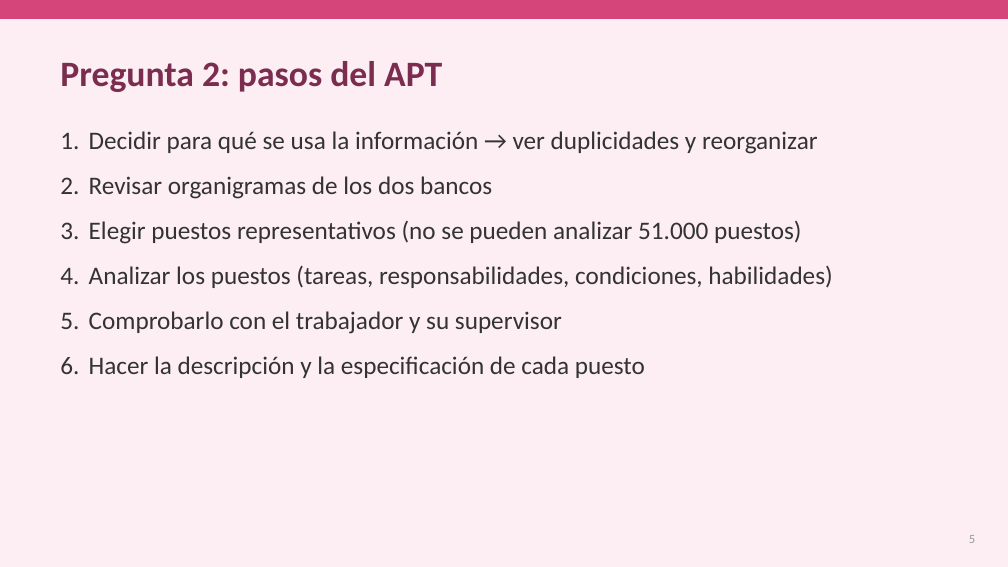
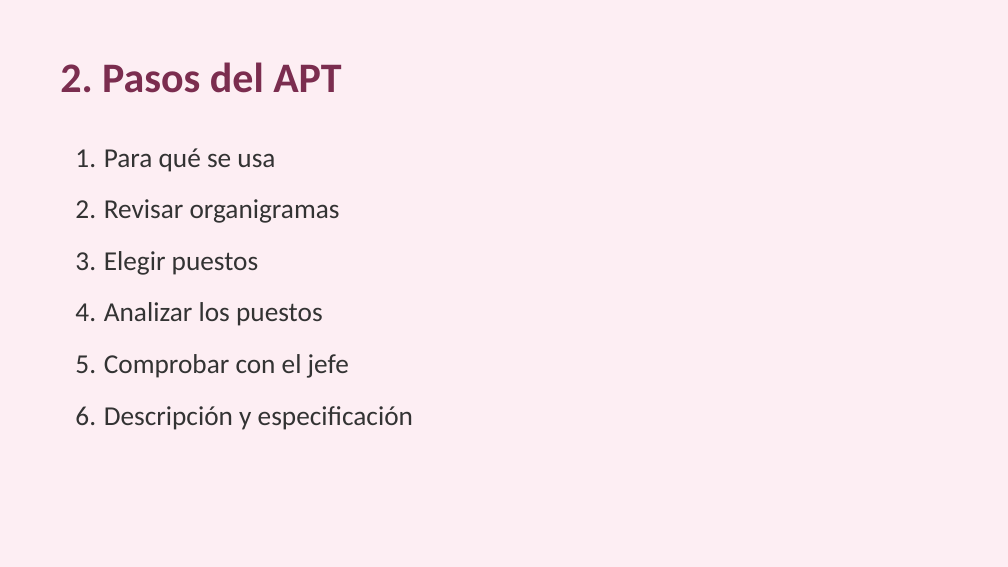
Before and after one commit to germancoortes/Ascensor, a slide deck: slide 5 of caso_caixabank_bankia/Presentacion_Fusion_CaixaBank_Bankia.pptx. Drawn at 1008x567 pixels with LibreOffice and Linux fonts; fonts in the diff are those of the drawing. Boxes give left, top, right and bottom in pixels: in the first picture for what was removed or moved away, otherwise in the second. Text is boxed around its words. In the diff, an @@ line names an element or a change of style, - is before the commit and + after.

```diff
--- a/caso_caixabank_bankia/Presentacion_Fusion_CaixaBank_Bankia.pptx
+++ b/caso_caixabank_bankia/Presentacion_Fusion_CaixaBank_Bankia.pptx
@@ rectangle removed at <box>0,0,1008,19</box> @@
@@ text at <box>60,62,341,93</box>: text changed; size 34 to 40 pt @@
-Pregunta 2: pasos del APT
+2. Pasos del APT
@@ text at <box>104,148,413,430</box>: text changed; size 24 to 26 pt @@
-1. Decidir para qué se usa la información → ver duplicidades y reorganizar
-2. Revisar organigramas de los dos bancos
-3. Elegir puestos representativos (no se pueden analizar 51.000 puestos)
-4. Analizar los puestos (tareas, responsabilidades, condiciones, habilidades)
-5. Comprobarlo con el trabajador y su supervisor
-6. Hacer la descripción y la especificación de cada puesto
+1. Para qué se usa
+2. Revisar organigramas
+3. Elegir puestos
+4. Analizar los puestos
+5. Comprobar con el jefe
+6. Descripción y especificación
@@ text removed at <box>969,535,975,543</box> @@
-5
```
Also in this commit, not shown: 5 other slides changed, 5 slides added, 6 slides removed, 4 other files.
